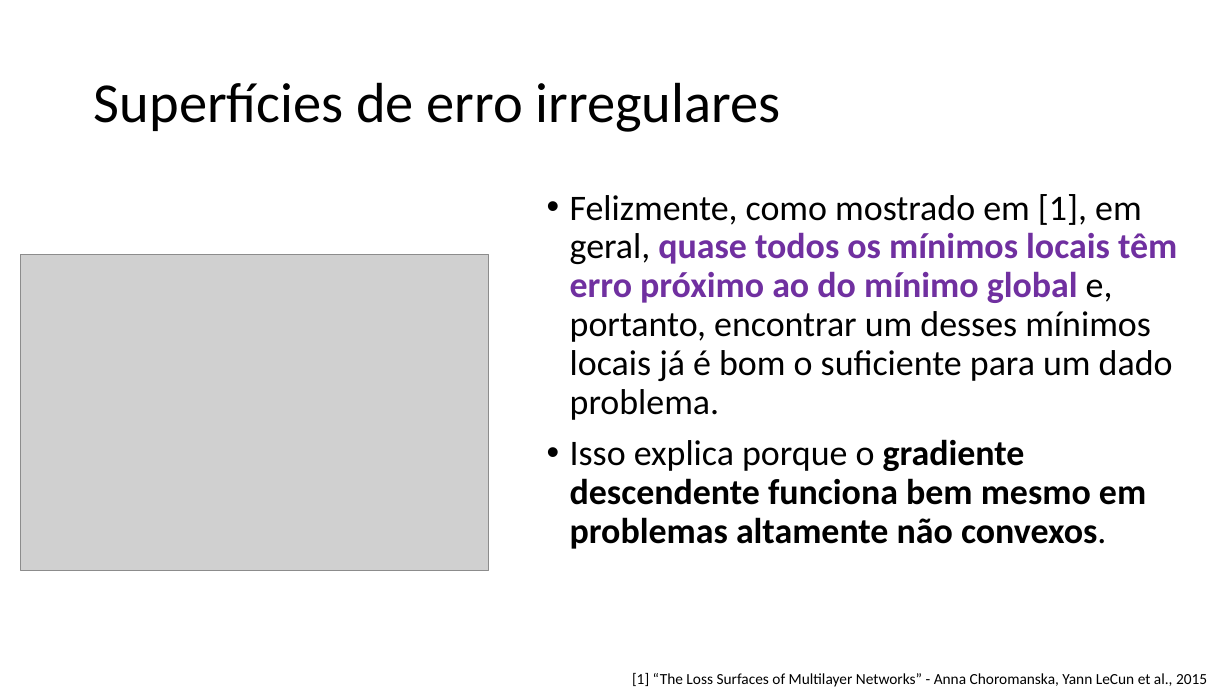
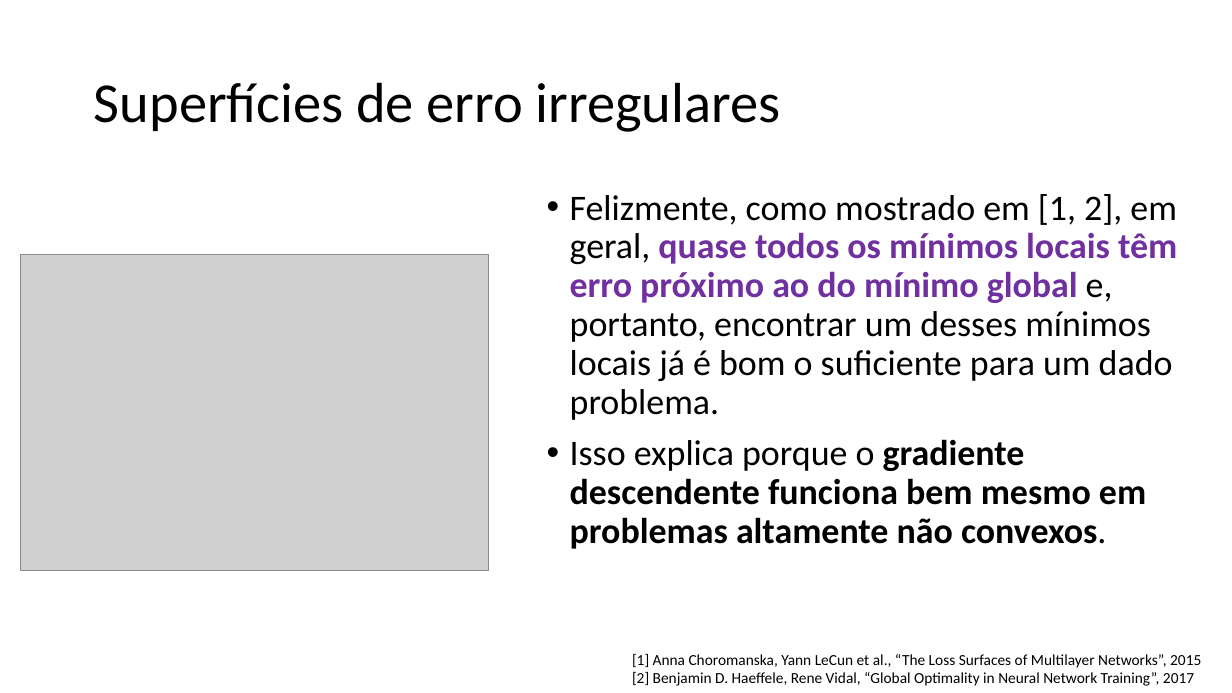
Before and after one commit to zz4fap/c24_inteligencia_artificial, a slide deck: slide 51 of slides/C24_MLP.pptx. Drawn at 1232x693 pixels with LibreOffice and Linux fonts; fonts in the diff are those of the drawing; grey boxes stand for pictures. Boxes give left, top, right and bottom in pixels: in the first picture for what was removed or moved away, otherwise in the second. Text is boxed around its words. In the diff, an @@ line names an element or a change of style, - is before the commit and + after.

Commit message:
update of slides

```diff
--- a/slides/C24_MLP.pptx
+++ b/slides/C24_MLP.pptx
@@ text at [570,194,1177,420]: text changed @@
-• Felizmente, como mostrado em [1], em geral, quase todos os mínimos locais têm erro próximo ao do mínimo global e, portanto, encontrar um desses mínimos locais já é bom o suficiente para um dado problema.
+• Felizmente, como mostrado em [1, 2], em geral, quase todos os mínimos locais têm erro próximo ao do mínimo global e, portanto, encontrar um desses mínimos locais já é bom o suficiente para um dado problema.
@@ text at [632,654,1201,686]: text changed @@
-[1] “The Loss Surfaces of Multilayer Networks” - Anna Choromanska, Yann LeCun et al., 2015
+[1] Anna Choromanska, Yann LeCun et al., “The Loss Surfaces of Multilayer Networks”, 2015
+[2] Benjamin D. Haeffele, Rene Vidal, “Global Optimality in Neural Network Training”, 2017
```
Also in this commit, not shown: 4 other slides changed, 2 other files.
